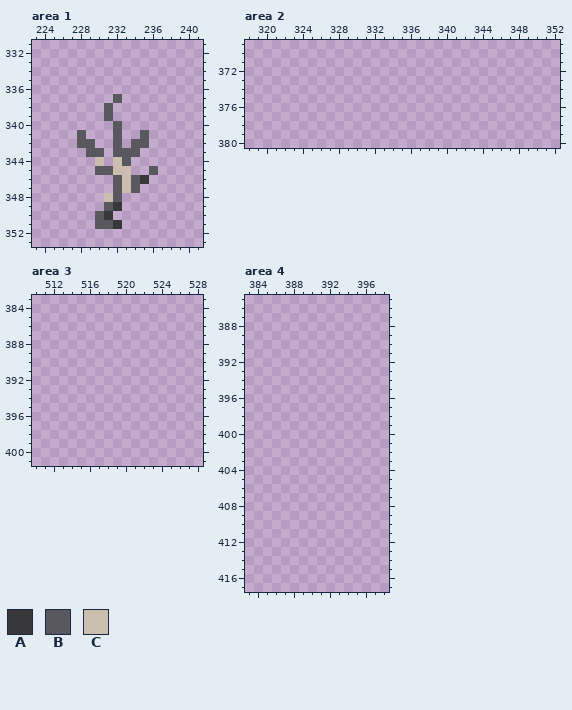
Pixel-art file, stored at Textures/ConceptArt/ConceptArt1.aseprite. Above: the version before the commit.
815x816 pixels, 1 frame. Colours within 5 levels of each other are drawn and written as one. Shown: area 1: x 223..241, y 331..353; area 2: x 318..352, y 369..380; area 3: x 510..528, y 383..401; area 4: x 383..398, y 385..417. The commit also changed other parts of the picture, which this record leaves out.
Palette (. is transparent): A #38373a  B #58585e  C #cbbeb1
Pixels before, area 1, first column x 228:
337 ....B....
338 ...B.....
339 ...B.....
340 ....B....
341 B...B..B.
342 BB..B.BB.
343 .BB.BBB..
344 ..C.CB...
345 ..BBCC..B
346 ....BCBA.
347 ....BCB..
348 ...CB....
349 ...BA....
350 ..BA.....
351 ..BBA....
Now the later version:
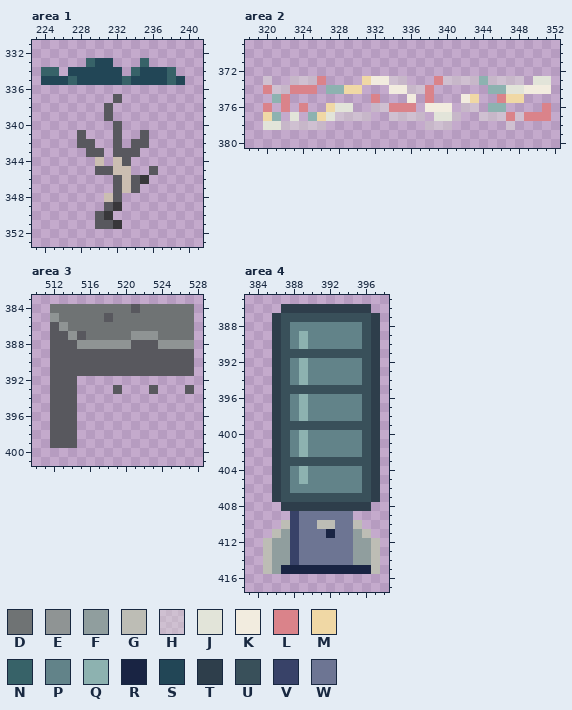
Colours new in this view: D #6f7374  E #8f9494  F #909e9e  G #bdbdb5  H #e2e4d960  J #e2e4d9  K #f2ecdf  L #da838a  M #f0d8a5  N #376268  P #628389  Q #8db2b0  R #192443  S #224656  T #2e3e4b  U #39505a  V #384268  W #6d7593
From old to new:
Area 1:
y 333: x 229..231 ... -> NSS; x 235 . -> N
y 334: x 224..225 .. -> NN; x 227..232 ...... -> SSSSSS; x 234..238 ..... -> NSSSN
y 335: x 224..239 ................ -> SSSNSSSSSNSSSSNS
Area 2:
y 373: x 320 . -> H; x 323..326 .... -> HHHL; x 331..335 ..... -> MKKHH; x 339..348 .......... -> LHHHHQHHHH; x 350..351 .. -> JJ
y 374: x 320..325 ...... -> LHHLLL; x 327..330 .... -> QQMM; x 334..338 ..... -> KKHHL; x 345..351 ....... -> QQJJKKK
y 375: x 321..322 .. -> QL; x 332 . -> L; x 336 . -> K; x 338 . -> L; x 342..343 .. -> KM; x 346..348 ... -> LMM
y 376: x 320 . -> L; x 322 . -> L; x 324 . -> L; x 327..329 ... -> MJJ; x 332..336 ..... -> HHLLL; x 338..340 ... -> KKK; x 342..343 .. -> HH; x 345..346 .. -> QQ; x 351 . -> L
y 377: x 320..321 .. -> MQ; x 323 . -> J; x 325..331 ....... -> QMJHHHH; x 334..337 .... -> HHHH; x 339..341 ... -> JJH; x 344..351 ........ -> HHHLHLLL
y 378: x 320..326 ....... -> JJHHHHH; x 338..340 ... -> HHH; x 347 . -> H
Area 3:
y 384: x 512..527 ................ -> DDDDDDDDDBDDDDDD
y 385: x 512..527 ................ -> EDDDDDBDDDDDDDDD
y 386: x 512..527 ................ -> BEDDDDDDDDDDDDDD
y 387: x 512..527 ................ -> BBEBDDDDDEEEDDDD
y 388: x 512..527 ................ -> BBBEEEEEEBBBEEEE
y 389..391: x 512..527 ................ -> BBBBBBBBBBBBBBBB
y 392: x 512..514 ... -> BBB
y 393: x 512..514 ... -> BBB; x 519 . -> B; x 523 . -> B; x 527 . -> B
y 394..399: x 512..514 ... -> BBB
Area 4:
y 386: x 387..396 .......... -> TTTTTTTTTT
y 387: x 386..397 ............ -> TUUUUUUUUUUT
y 388: x 386..397 ............ -> TUPPPPPPPPUT
y 389..390: x 386..397 ............ -> TUPQPPPPPPUT
y 391: x 386..397 ............ -> TUUUUUUUUUUT
y 392..394: x 386..397 ............ -> TUPQPPPPPPUT
y 395: x 386..397 ............ -> TUUUUUUUUUUT
y 396..398: x 386..397 ............ -> TUPQPPPPPPUT
y 399: x 386..397 ............ -> TUUUUUUUUUUT
y 400..402: x 386..397 ............ -> TUPQPPPPPPUT
y 403: x 386..397 ............ -> TUUUUUUUUUUT
y 404..405: x 386..397 ............ -> TUPQPPPPPPUT
y 406: x 386..397 ............ -> TUPPPPPPPPUT
y 407: x 386..397 ............ -> TUUUUUUUUUUT
y 408: x 387..396 .......... -> TTTTTTTTTT
y 409: x 388..394 ....... -> VWWWWWW
y 410: x 387..395 ......... -> GVWWGGWWG
y 411: x 386..396 ........... -> GFVWWWRWWFG
y 412..414: x 385..397 ............. -> GFFVWWWWWWFFG
y 415: x 385..397 ............. -> GFRRRRRRRRRRG
Boxes around the changes in both pictures, in picture pixels (x1, y1, x2, y2):
added: (41, 58, 185, 85)
added: (263, 76, 551, 130)
added: (50, 304, 194, 448)
added: (263, 304, 380, 574)
